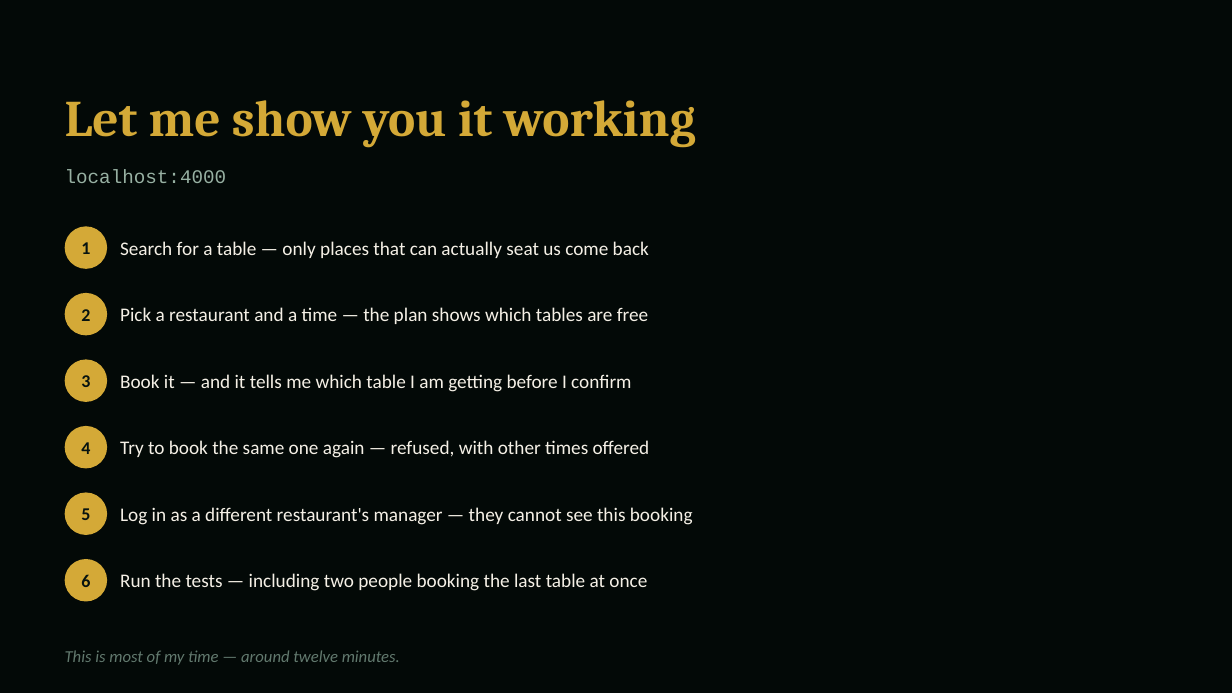
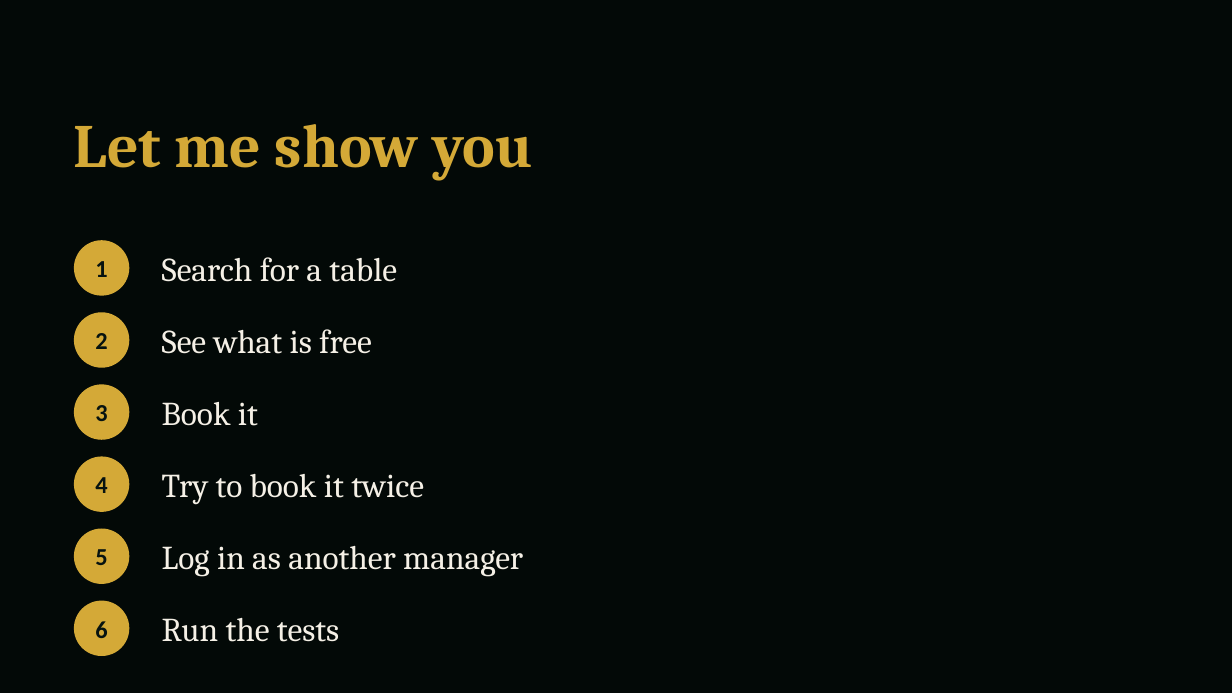
Before and after one commit to asanlimbu/mesa, a slide deck: slide 9 of docs/presentation.pptx. Drawn at 1232x693 pixels with LibreOffice and Linux fonts; fonts in the diff are those of the drawing. Boxes give left, top, right and bottom in pixels: in the first picture for what was removed or moved away, otherwise in the second. Text is boxed around its words. In the diff, an @@ line names an element or a change of style, - is before the commit and + after.

```diff
--- a/docs/presentation.pptx
+++ b/docs/presentation.pptx
@@ text at (74, 124, 533, 181): text changed; size 40 to 48 pt @@
-Let me show you it working
+Let me show you
@@ text removed at (65, 169, 227, 183) @@
-localhost:4000
@@ text "1": place and size @@
-text "1" at (81, 242, 90, 254)
+text "1" at (95, 261, 107, 277)
@@ ellipse: place and size @@
-ellipse at (65, 226, 107, 269)
+ellipse at (74, 240, 129, 296)
@@ text at (162, 257, 397, 282): text changed; size 15 to 26 pt; font Calibri to Cambria @@
-Search for a table — only places that can actually seat us come back
+Search for a table
@@ text "2": place and size @@
-text "2" at (81, 309, 90, 321)
+text "2" at (95, 333, 107, 349)
@@ ellipse: place and size @@
-ellipse at (65, 293, 107, 335)
+ellipse at (74, 312, 129, 368)
@@ text removed at (120, 307, 648, 324) @@
-Pick a restaurant and a time — the plan shows which tables are free
@@ text added at (162, 329, 372, 354), 26 pt, text #F5F0E6 @@
+See what is free
@@ text "3": place and size @@
-text "3" at (81, 375, 90, 387)
+text "3" at (95, 405, 107, 421)
@@ ellipse: place and size @@
-ellipse at (65, 360, 107, 402)
+ellipse at (74, 384, 129, 440)
@@ text removed at (120, 374, 631, 392) @@
-Book it — and it tells me which table I am getting before I confirm
@@ text added at (162, 402, 258, 426), 26 pt, text #F5F0E6 @@
+Book it
@@ ellipse removed at (65, 426, 107, 469) @@
@@ text "4": place and size @@
-text "4" at (81, 442, 90, 454)
+text "4" at (95, 477, 107, 493)
@@ ellipse: place and size @@
-ellipse at (65, 493, 107, 535)
+ellipse at (74, 457, 129, 512)
@@ text at (162, 474, 424, 504): text changed; size 15 to 26 pt; font Calibri to Cambria @@
-Try to book the same one again — refused, with other times offered
+Try to book it twice
@@ text "5": place and size @@
-text "5" at (81, 508, 90, 520)
+text "5" at (95, 549, 107, 565)
@@ ellipse: place and size @@
-ellipse at (65, 559, 107, 602)
+ellipse at (74, 529, 129, 584)
@@ text at (162, 546, 523, 577): text changed; size 15 to 26 pt; font Calibri to Cambria @@
-Log in as a different restaurant's manager — they cannot see this booking
+Log in as another manager
@@ size 14 to 19 pt in 6 elements at (95, 261, 107, 277), (95, 333, 107, 349), (95, 405, 107, 421), (95, 477, 107, 493), (95, 549, 107, 565), (95, 621, 107, 638) @@
@@ text "6": place and size @@
-text "6" at (81, 574, 90, 587)
+text "6" at (95, 621, 107, 638)
@@ ellipse added at (74, 601, 129, 656), fill #D4A937 @@
@@ text at (162, 618, 339, 642): text changed; size 15 to 26 pt; font Calibri to Cambria @@
-Run the tests — including two people booking the last table at once
+Run the tests
@@ text removed at (65, 650, 400, 665) @@
-This is most of my time — around twelve minutes.
```
Also in this commit, not shown: 7 other slides changed, 4 slides added, 4 slides removed.
